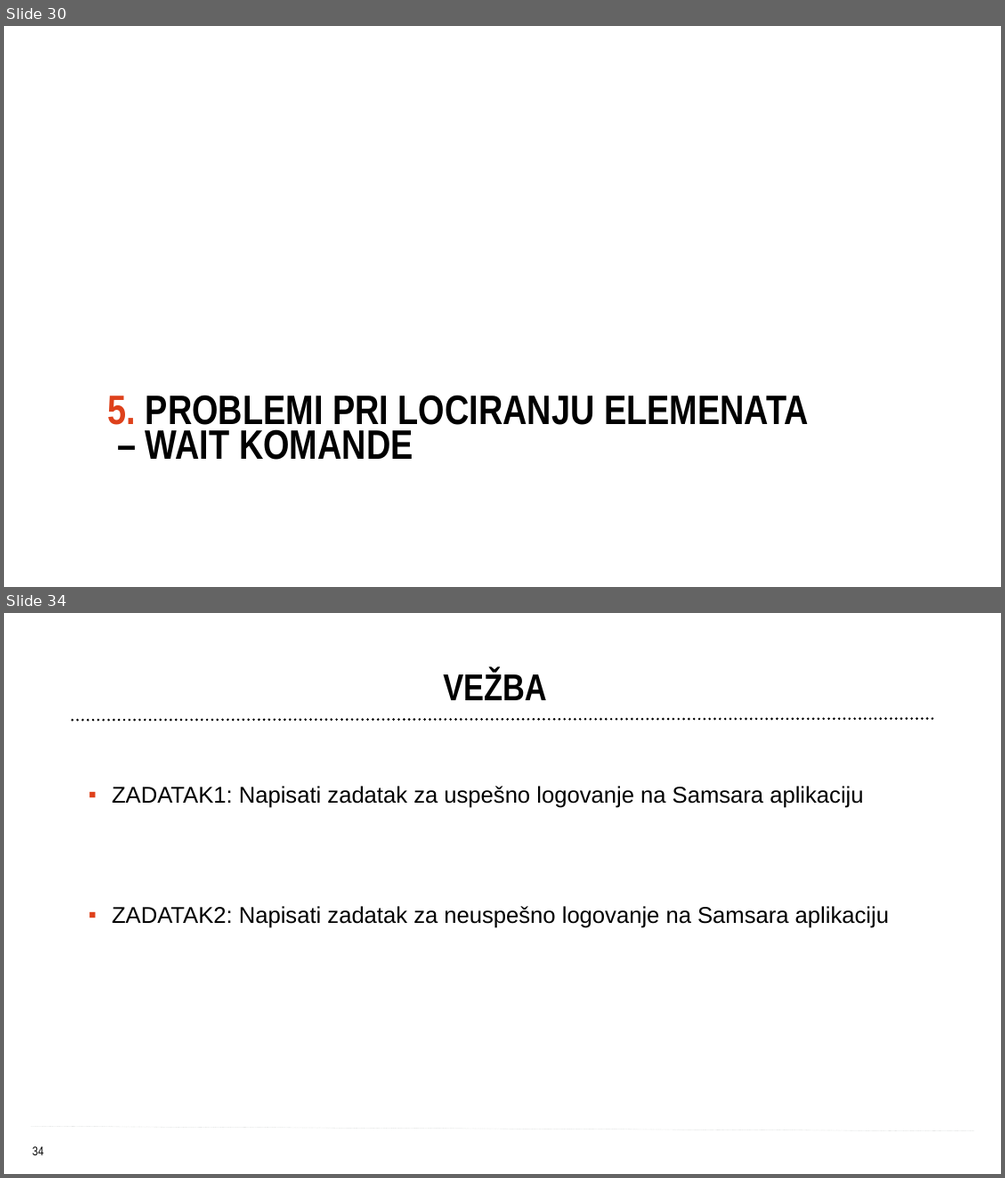
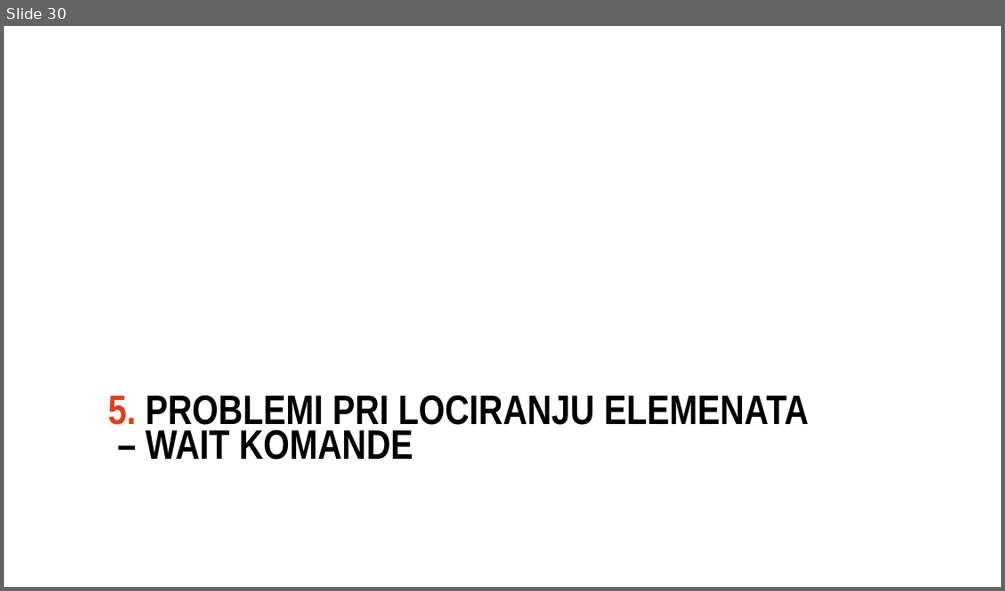
Before and after one commit to endava-training-materials/domaci_zadatak, a slide deck: prezentacije/TA i Selenium osnove - class 1.pptx. Shown one above the other, each under a label of ours: slides 30 and 34 before the commit, slide 30 after it; the slides between them are not shown. The pictures are 1005x1178 and 1005x591 pixels, drawn with LibreOffice and Linux fonts; fonts in the diff are those of the drawing; background and template pictures are left out. Boxes give left, top, right and bottom in pixels: in the first picture for what was removed or moved away, otherwise in the second. Text is boxed around its words. In the diff, an @@ line names an element or a change of style, - is before the commit and + after.

```diff
--- a/prezentacije/TA i Selenium osnove - class 1.pptx
+++ b/prezentacije/TA i Selenium osnove - class 1.pptx
@@ slide 34 removed at <box>4,613,1001,1174</box>, background #FFFFFF; not listed: 1 template element that a slide beside it also shows @@
@@ title removed at <box>443,670,547,700</box> @@
-VEŽBA
@@ line removed from (933, 718) to (70, 720) @@
@@ text removed at <box>112,786,889,928</box> @@
-  ▪ ZADATAK1: Napisati zadatak za uspešno logovanje na Samsara aplikaciju
-  ▪ ZADATAK2: Napisati zadatak za neuspešno logovanje na Samsara aplikaciju
@@ line removed from (32, 1126) to (975, 1131) @@
@@ page number removed at <box>32,1146,44,1155</box> @@
-34
```
Also in this commit, not shown: 6 slides changed, 2 other slides removed, 14 other files.
